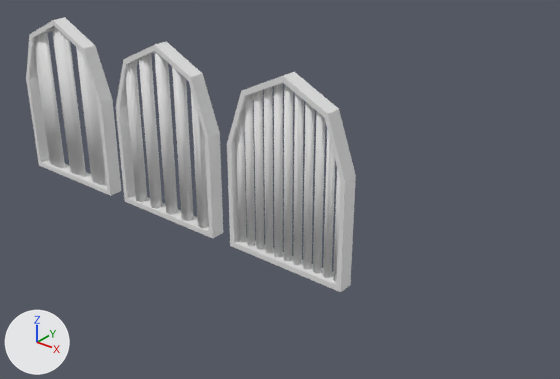
Two versions of the Blender file BlenderWork/BarredDoorWay(NeonVr).blend, one commit apart.
One viewpoint serves both versions: a 50 mm lens placed at (27.6, -25.2, 19.5), pointed at (6.6, 1.1, 3.2). The axes (+X, +Y, +Z) are drawn at lower left. The lights are the same throughout.

In view in the first picture: '1DoorFrame.1', '1DoorFrame.2', '1DoorFrame.3', 'BigPole3', 'MediumPole5', 'SmallPole11'.
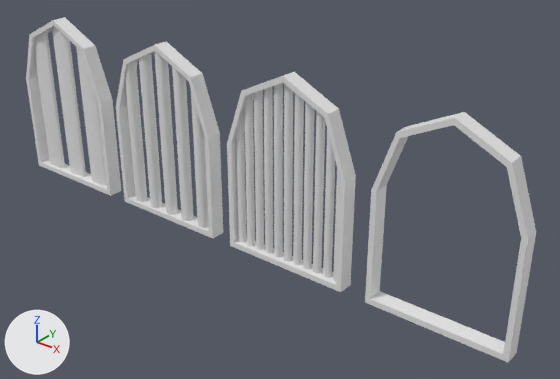
Pixel boxes (x1, y1, x2, y2) of what changed, in the pictures (560 x 379 px):
'1OpenDoorFrame', added
    after: (365, 112, 536, 362)
part 1 of me_cylinder_004, shading changed
    both: (125, 51, 209, 228)
part 2 of me_cylinder_015, shading changed
    both: (236, 83, 340, 282)
part 3 of me_cylinder_017, shading changed
    both: (35, 26, 107, 186)

The change in detail:
me_cylinder_004 has 320 vertices, 186 faces and spans x -2.68..2.69, y -0.32..0.32, z 0.13..9.23.
me_cylinder_004 is used by ob_mediumpole5; location (0.0, 0.0, 0.0).
me_cylinder_004 part 1: edges marked sharp go from 0 to 336.
me_cylinder_015 has 704 vertices, 402 faces and spans x 4.83..10.98, y -0.2..0.2, z 0.13..9.24.
me_cylinder_015 is used by ob_smallpole11; location (0.0, 0.0, 0.0).
me_cylinder_015 part 2: edges marked sharp go from 0 to 732.
me_cylinder_017 has 192 vertices, 122 faces and spans x -10.55..-5.22, y -0.21..0.21, z 0.13..9.24.
me_cylinder_017 is used by ob_bigpole3; location (0.0, 0.0, 0.0).
me_cylinder_017 part 3: edges marked sharp go from 0 to 218.
Mesh me_cube_002 is new.
It has 42 vertices, 32 faces and spans x 12.55..19.25, y -0.39..0.39, z 0.01..9.5.
Object '1OpenDoorFrame' (ob_1opendoorframe) is new; it shows me_cube_002.
Its location is (0.0, 0.0, 0.0).
